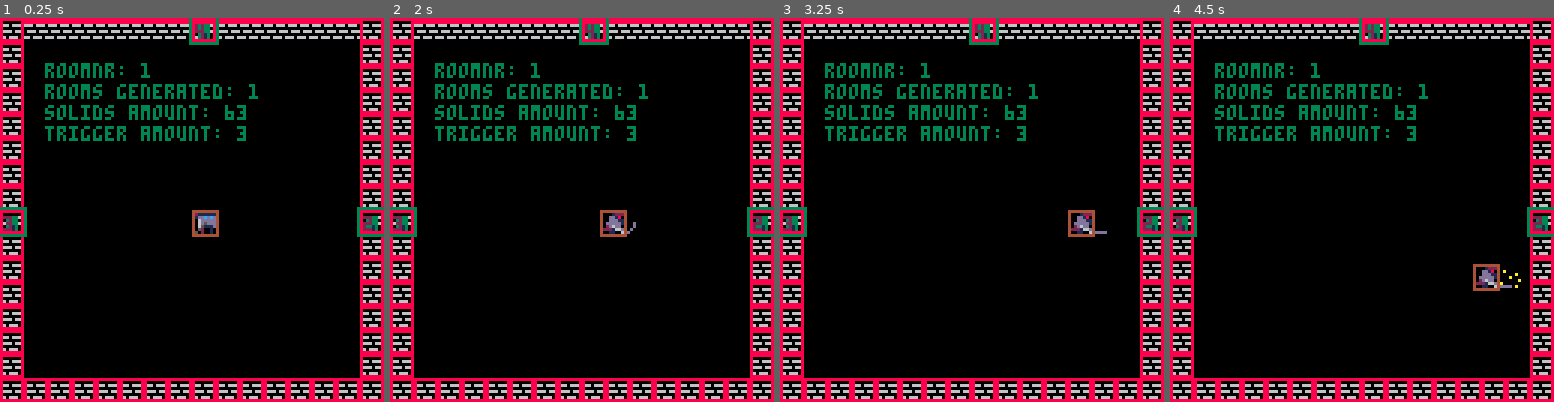
Above: before the commit, frames 1-4 (left to right).
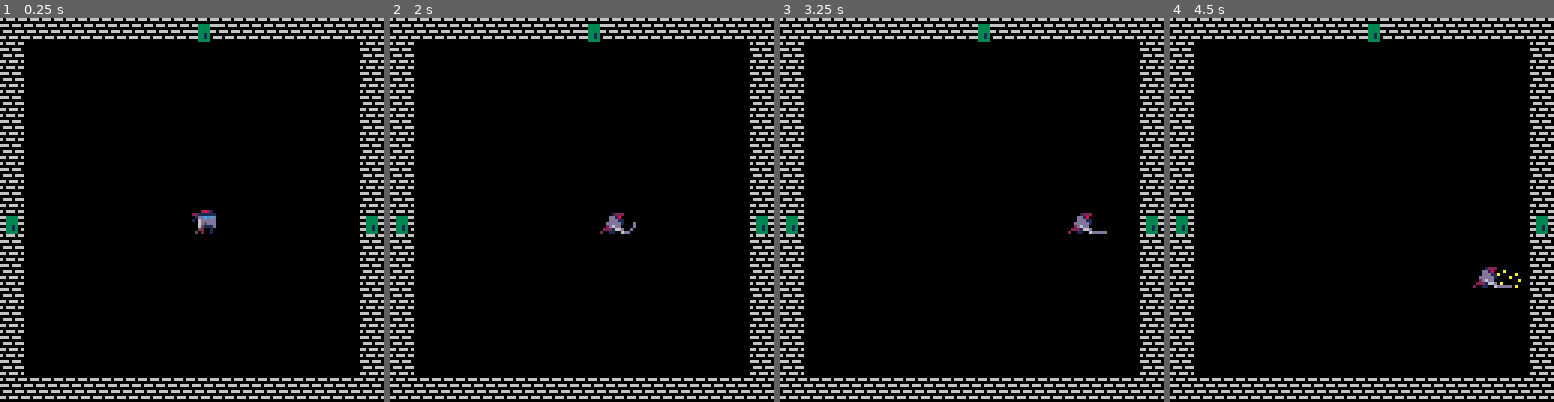
Above: after the commit, the same moments.

Repository: bttrs/toyboxjam2019
Game: PICO-8 cartridge game.p8
The game is run twice, just before and just after one commit, with the same random seed, the same clock (stepped at 60 frames per second) and the same inputs.
Inputs:
- Up to frame 1 (0.25 s): no input
- Up to frame 2 (2 s): tap X (X key) at 0.33, 1.07, 1.85 s; tap O (Z key) at 0.7, 1.7 s; hold Right from 1.6 s (still down)
- Up to frame 3 (3.25 s): release Right at 2.1 s; tap O (Z key) at 2.1, 2.5, 2.9 s; hold Up 2.15-2.42 s; hold Right 2.47-3.03 s; tap X (X key) at 2.97 s; hold Left from 3.08 s (still down)
- Up to frame 4 (4.5 s): tap O (Z key) at 3.3, 3.7, 4.1 s; release Left at 3.58 s; hold Down 3.63-3.97 s; hold Right from 4.02 s (still down); tap X (X key) at 4.08 s

The runs differ from the first frame. In frame 1, 13% of the frame differs, in the area x 0-100%, y 0-100%; in frame 2, 13%; in frame 3, 13%; in frame 4, 13%.

Commit message:
adds basic enemy stuff

Diff:
--- a/game.p8
+++ b/game.p8
@@ -73,13 +73,15 @@
 game_manager={}
 
 function game_manager.init()
-	debug=true
+	debug=false
 	solids = {}
+	moving_solids = {}
 	trigger = {} -- {{x,y,w,h,type}}
+	moving_trigger = {}
 	--rooms_init()
 	char.init()
 	game_manager.rooms = {}
-	game_manager.current_room = 1
+	game_manager.current_room_id = 1
 	game_manager.room_id_seq = 1
 	room = generate_room(default_room)
 	game_manager.rooms[1] = room
@@ -87,11 +89,22 @@
 end
 
 function game_manager.update()
+	game_manager.update_moving_solids_and_triggers()
+
 	utils.update()
 	char.update()
 
 	-- for debug
 	debug_btnp()
+end
+
+function game_manager.update_moving_solids_and_triggers()
+	moving_solids = {}
+	moving_trigger = {}
+
+	local room = game_manager.rooms[game_manager.current_room_id]
+	foreach(room.enemies, add_moving_solid)
+	foreach(room.enemies, add_moving_trigger)
 end
 
 function debug_btnp()
@@ -107,21 +120,23 @@
 
 function game_manager.draw()
 	cls ()
-	draw_room(game_manager.rooms[game_manager.current_room])
+	draw_room(game_manager.rooms[game_manager.current_room_id])
 	char.draw()
 	if debug then
 		foreach(solids, debug_draw_solids)
 		foreach(trigger, debug_draw_trigger)
+		foreach(moving_solids, debug_draw_moving_solids)
+		foreach(moving_trigger, debug_draw_moving_trigger)
 
 		--count generated rooms
 		room_cnt = 0
 		for k,v in pairs(game_manager.rooms) do
 			room_cnt+=1
 		end
-		print("roomnr: "..game_manager.current_room, 15, 15)
+		print("roomnr: "..game_manager.current_room_id, 15, 15)
 		print("rooms generated: "..room_cnt, 15,22)
-		print("solids amount: "..#solids, 15,29)
-		print("trigger amount: "..#trigger, 15,36)
+		print("solids amount: "..#solids+#moving_solids, 15,29)
+		print("trigger amount: "..#trigger+#moving_trigger, 15,36)
 	end
 end
 
@@ -130,13 +145,13 @@
 	trigger = {}
 
 	id = door.next_room_id
-	printh("triggered room: "..id..", current room: "..game_manager.current_room)
+	printh("triggered room: "..id..", current room: "..game_manager.current_room_id)
 	if game_manager.rooms[id] == nil then
 		--  generate_room(room_set, door_enter_pos, door_enter_id)
 		-- TODO: get door position and reverse it
-		game_manager.rooms[id] = generate_room(default_room, reverse_dir(door.dir), game_manager.current_room)
-	end
-	game_manager.current_room = id
+		game_manager.rooms[id] = generate_room(default_room, reverse_dir(door.dir), game_manager.current_room_, 1)
+	end
+	game_manager.current_room_id = id
 	load_room(game_manager.rooms[id])
 	char.x = 64
 	char.y = 64
@@ -150,6 +165,18 @@
 
 function debug_draw_solids(obj)
 	rect(obj.x, obj.y, obj.x+obj.w-1, obj.y+obj.h-1, 8)
+end
+
+function debug_draw_moving_solids(obj)
+	rect(obj.x, obj.y, obj.x+obj.w-1, obj.y+obj.h-1, 9)
+end
+
+function debug_draw_moving_trigger(obj)
+	x = obj.x+obj.triggerbox.x
+	y = obj.y+obj.triggerbox.y
+	w = x + obj.triggerbox.w-1
+	h = y + obj.triggerbox.h-1
+	rect(x, y, w, h, 10)
 end
 
 function debug_draw_trigger(obj)
@@ -216,7 +243,6 @@
 	end
 	offset_y = char.y
 	offset_x = char.x + (8 * multi)
-	printh(char.anim.i)
 	if (char.anim.i==2) then
 		--make other colors transparent
 		--make this frame's whip ones whip color
@@ -339,6 +365,48 @@
 
 	char.check_attack_btn()
 end
+
+-->8
+-- enemy tab
+
+-- enemy default values
+enemy={
+	hitpoints=3,
+	x=64,
+	y=64,
+	w=8,
+	h=8,
+	triggerbox={x=-2,y=-2,w=12,h=12}, -- these are relative values
+	speed=1,
+	sprites={
+		idle={102,103},
+		attack={102,103}
+	},
+	anim=nil,
+}
+
+function enemy:new(o)
+	o = o or {}
+	setmetatable(o, self)
+	self.__index = self
+	o.anim = myannimator:new()
+	o.anim:setsprite(o.sprites.idle, 30)
+
+	-- random placement, inside room
+	-- should be replaced with a function that considers solids
+	o.x = (flr(rnd(112))+8)
+	o.y = (flr(rnd(112))+8)
+	return o
+end
+
+function enemy:update()
+
+end
+
+function enemy:draw()
+	self.anim:update()
+	spr(self.anim:getsprite(), self.x, self.y)
+end
 -->8
 -- utils
 
@@ -423,6 +491,14 @@
 	self.frames = (self.frames+1) % self.everyxframe
 end
 
+function add_moving_solid(obj)
+	add(moving_solids, obj)
+end
+
+function add_moving_trigger(obj)
+	add(moving_trigger, obj)
+end
+
 function add_solid(obj)
 	add(solids, obj)
 end
@@ -442,6 +518,11 @@
 
 function is_colliding(obj)
 	for s in all(solids) do
+		if collide({s, obj}) and s != obj then
+			return true
+		end
+	end
+	for s in all(moving_solids) do
 		if collide({s, obj}) and s != obj then
 			return true
 		end
@@ -497,7 +578,13 @@
 	floor={}
 }
 
-function generate_room(room_set, door_enter_pos, door_enter_id)
+grassy_room={
+	wall={1,2},
+	door={4},
+	floor={10}
+}
+
+function generate_room(room_set, door_enter_pos, door_enter_id, difficulty)
 	printh("room generation: start")
 	if door_enter_id != nil then
 		printh("room generateion: door_enter_id: "..door_enter_id)
@@ -513,6 +600,9 @@
 		floors={
 			--{x=0,y=0,w=8,h=8,spritenr=98},
 		},
+		enemies={
+			-- enemy objects, see enemy tab
+		},
 	}
 	-- random integer between 2 and 4 (2,3,4)
 	door_amount = flr(rnd(3)) + 2
@@ -525,6 +615,11 @@
 	else
 		printh("room generation: inital room")
 		doors = get_doors(door_amount, room_set.door[1])
+	end
+
+	if difficulty != nil then
+		printh("generate enemies for difficulty: "..difficulty)
+		add(room.enemies, enemy:new())
 	end
 
 	printh("room generation: doors created")
@@ -595,6 +690,8 @@
 			print(d.next_room_id, d.x+1, d.y+2, 2)
 		end
 	end)
+	foreach(room.floors, draw_tile)
+	foreach(room.enemies, function(e) e:draw() end)
 end
 
 function draw_tile(tile)
